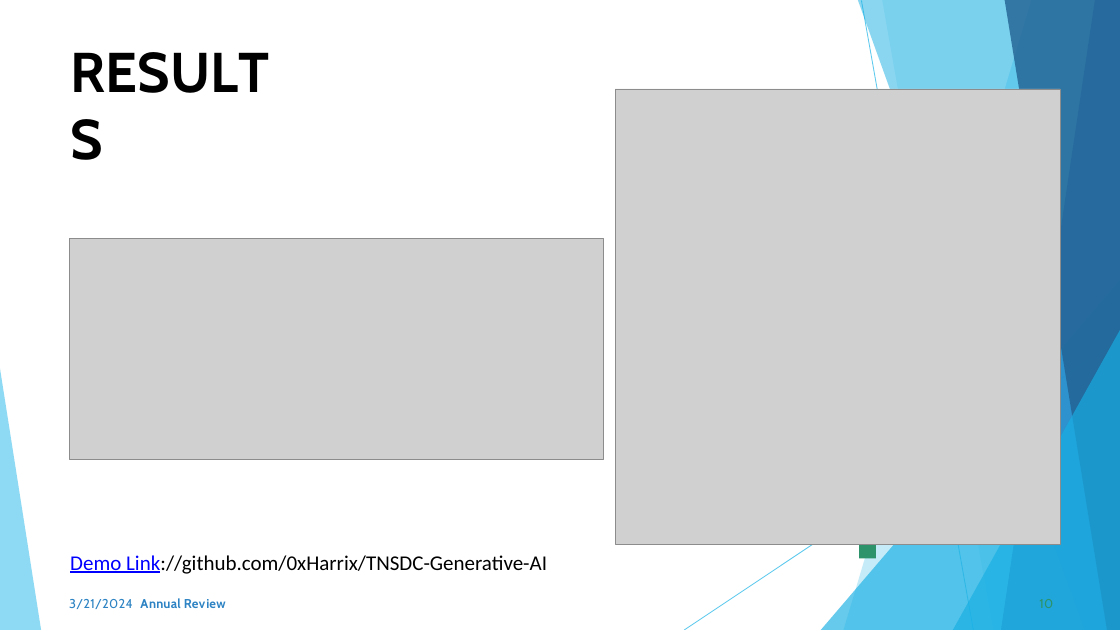
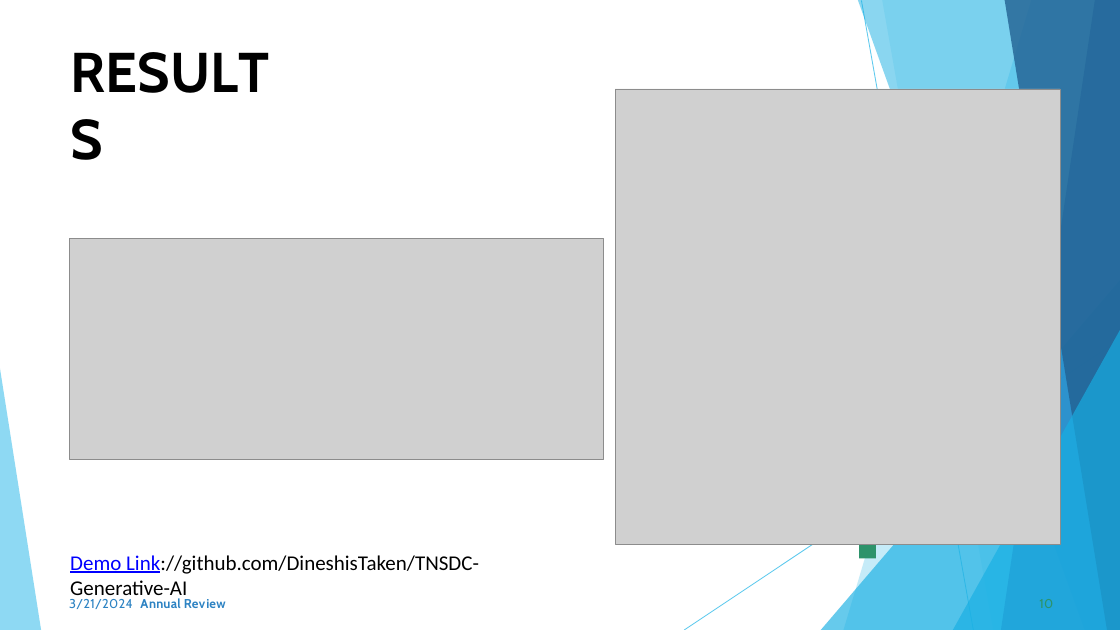
Before and after one commit to DineshisTaken/TNSDC-Generative-AI, a slide deck: slide 10 of naanmudhalvan.pptx. Drawn at 1120x630 pixels with LibreOffice and Linux fonts; fonts in the diff are those of the drawing; grey boxes stand for pictures; background and template pictures are left out. Boxes give left, top, right and bottom in pixels: in the first picture for what was removed or moved away, otherwise in the second. Text is boxed around its words. In the diff, an @@ line names an element or a change of style, - is before the commit and + after.

```diff
--- a/naanmudhalvan.pptx
+++ b/naanmudhalvan.pptx
@@ text at [70,555,479,601]: text changed @@
-Demo Link://github.com/0xHarrix/TNSDC-Generative-AI
+Demo Link://github.com/DineshisTaken/TNSDC-Generative-AI
```
Also in this commit, not shown: 1 other slide changed.
